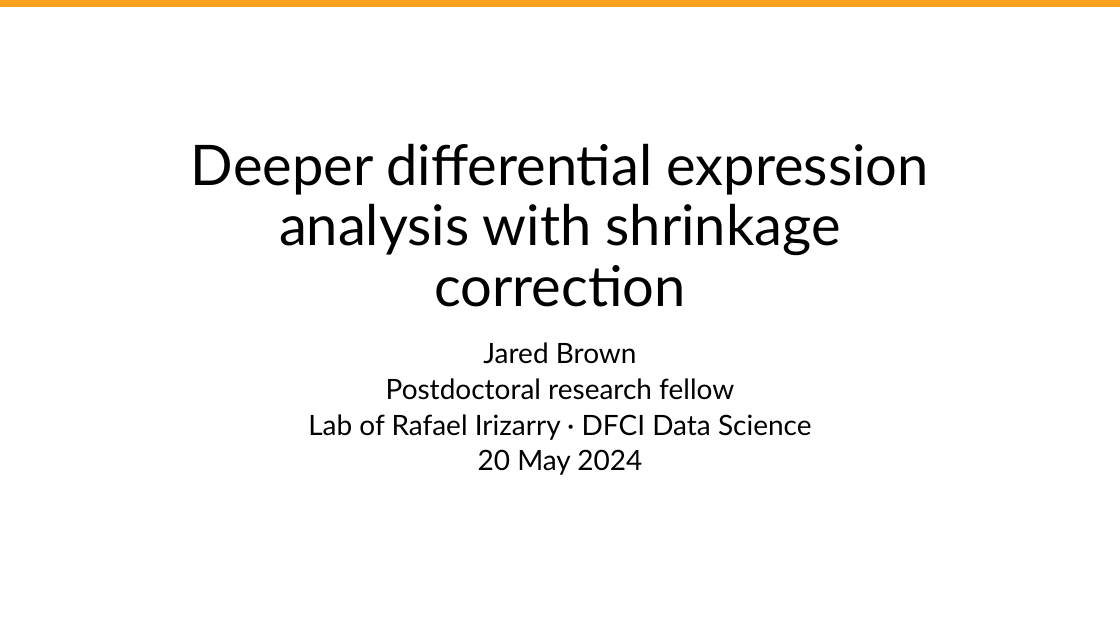
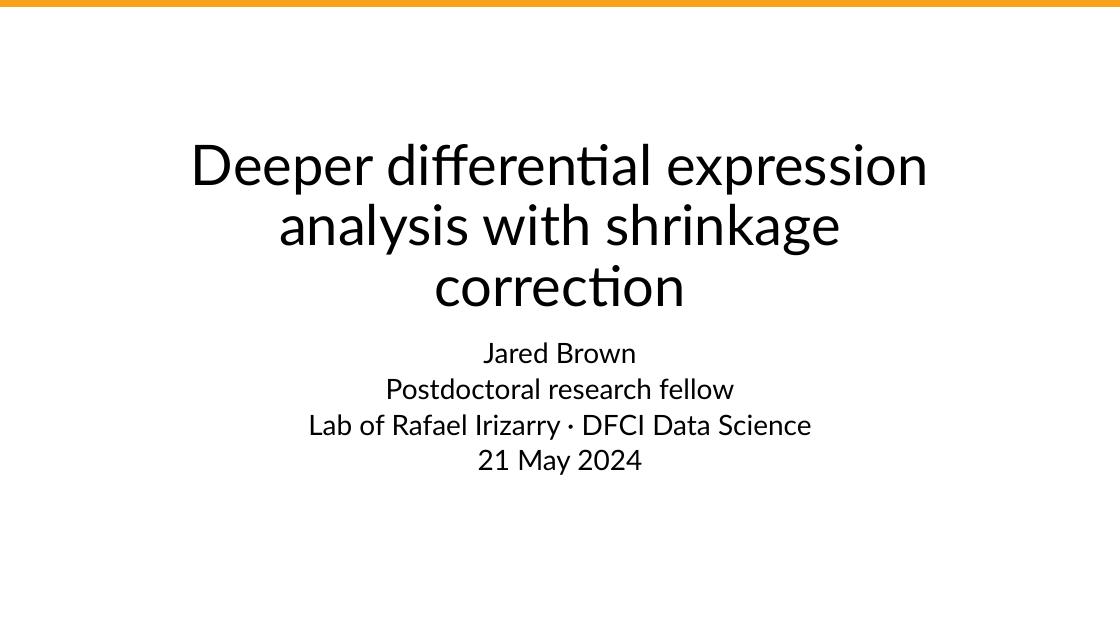
Before and after one commit to JBrownBiostat/DifferentialExpressionTraining_May2024, a slide deck: slide 1 of DeeperDESeqWithShrinkage.pptx. Drawn at 1120x630 pixels with LibreOffice and Linux fonts; fonts in the diff are those of the drawing; background and template pictures are left out. Boxes give left, top, right and bottom in pixels: in the first picture for what was removed or moved away, otherwise in the second. Text is boxed around its words. In the diff, an @@ line names an element or a change of style, - is before the commit and + after.

Commit message:
Update slides, bulk, and scRNA analysis

```diff
--- a/DeeperDESeqWithShrinkage.pptx
+++ b/DeeperDESeqWithShrinkage.pptx
@@ subtitle at <box>478,449,642,475</box>: text changed @@
-20 May 2024
+21 May 2024
```
Also in this commit, not shown: 13 other slides changed, 11 slides added, 3 other files.
